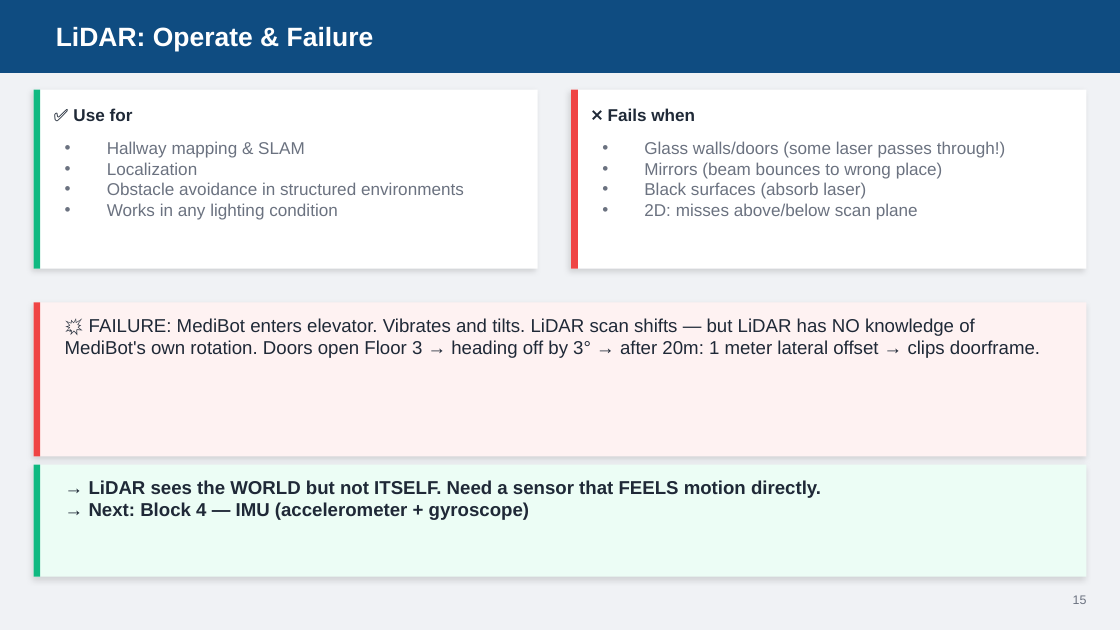
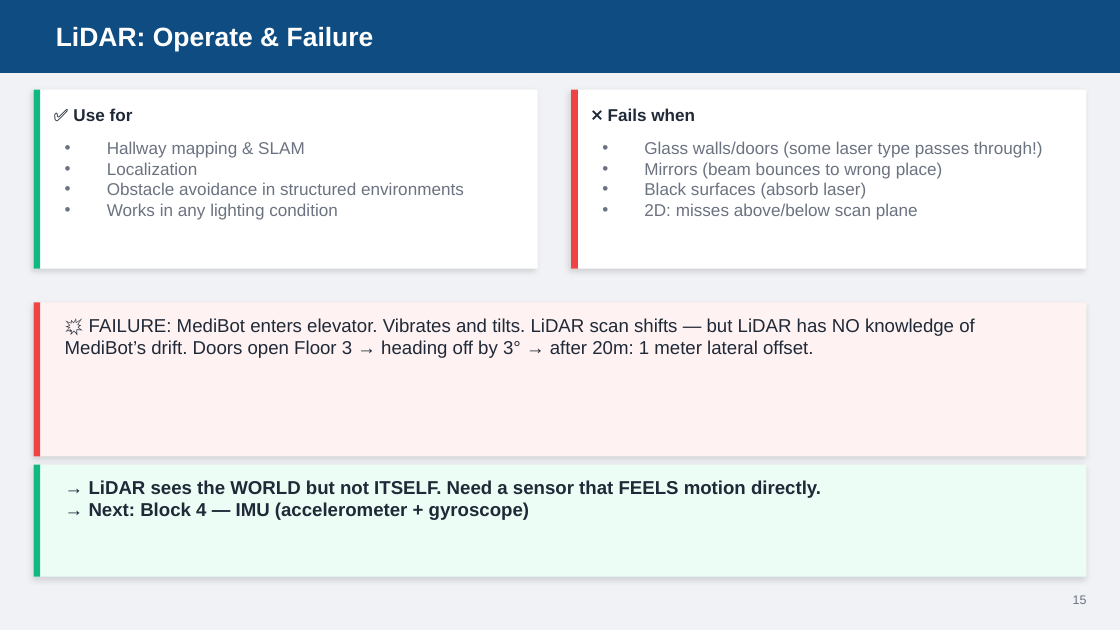
Before and after one commit to AbbadiAhmad/mobile_robots_course, a slide deck: slide 17 of Slides/Mod04/Mod04_Sensors.pptx (slide 15 before the commit). Drawn at 1120x630 pixels with LibreOffice and Linux fonts; fonts in the diff are those of the drawing. Boxes give left, top, right and bottom in pixels: in the first picture for what was removed or moved away, otherwise in the second. Text is boxed around its words. In the diff, an @@ line names an element or a change of style, - is before the commit and + after.

```diff
--- a/Slides/Mod04/Mod04_Sensors.pptx
+++ b/Slides/Mod04/Mod04_Sensors.pptx
@@ text at bbox=[644, 141, 1043, 158]: text changed @@
-• Glass walls/doors (some laser passes through!)
+• Glass walls/doors (some laser type passes through!)
@@ text at bbox=[65, 318, 975, 358]: text changed @@
-💥 FAILURE: MediBot enters elevator. Vibrates and tilts. LiDAR scan shifts — but LiDAR has NO knowledge of MediBot's own rotation. Doors open Floor 3 → heading off by 3° → after 20m: 1 meter lateral offset → clips doorframe.
+💥 FAILURE: MediBot enters elevator. Vibrates and tilts. LiDAR scan shifts — but LiDAR has NO knowledge of MediBot’s drift. Doors open Floor 3 → heading off by 3° → after 20m: 1 meter lateral offset.
```
Also in this commit, not shown: 10 other slides changed, 4 slides added, 1 other file.
